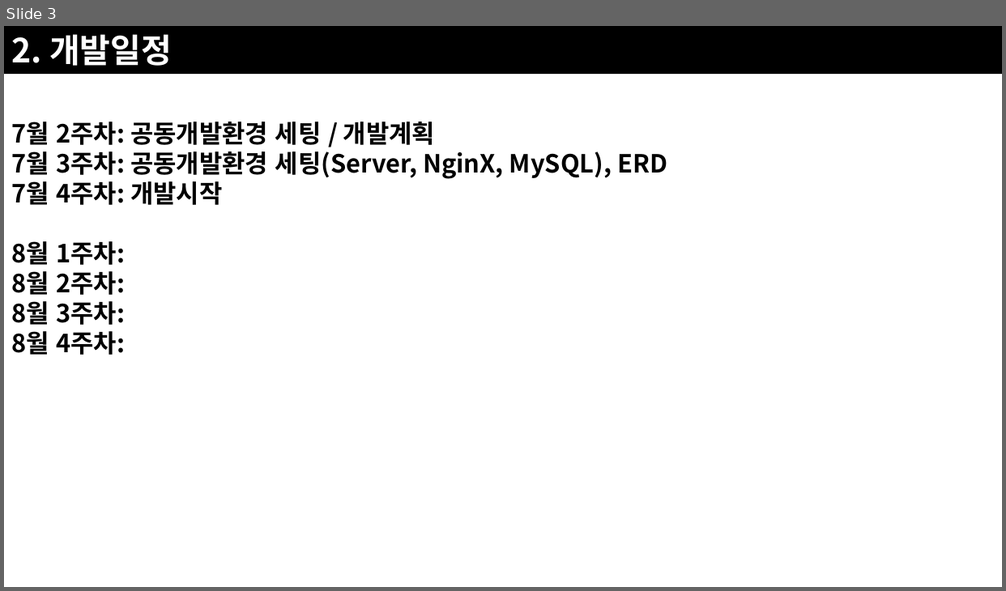
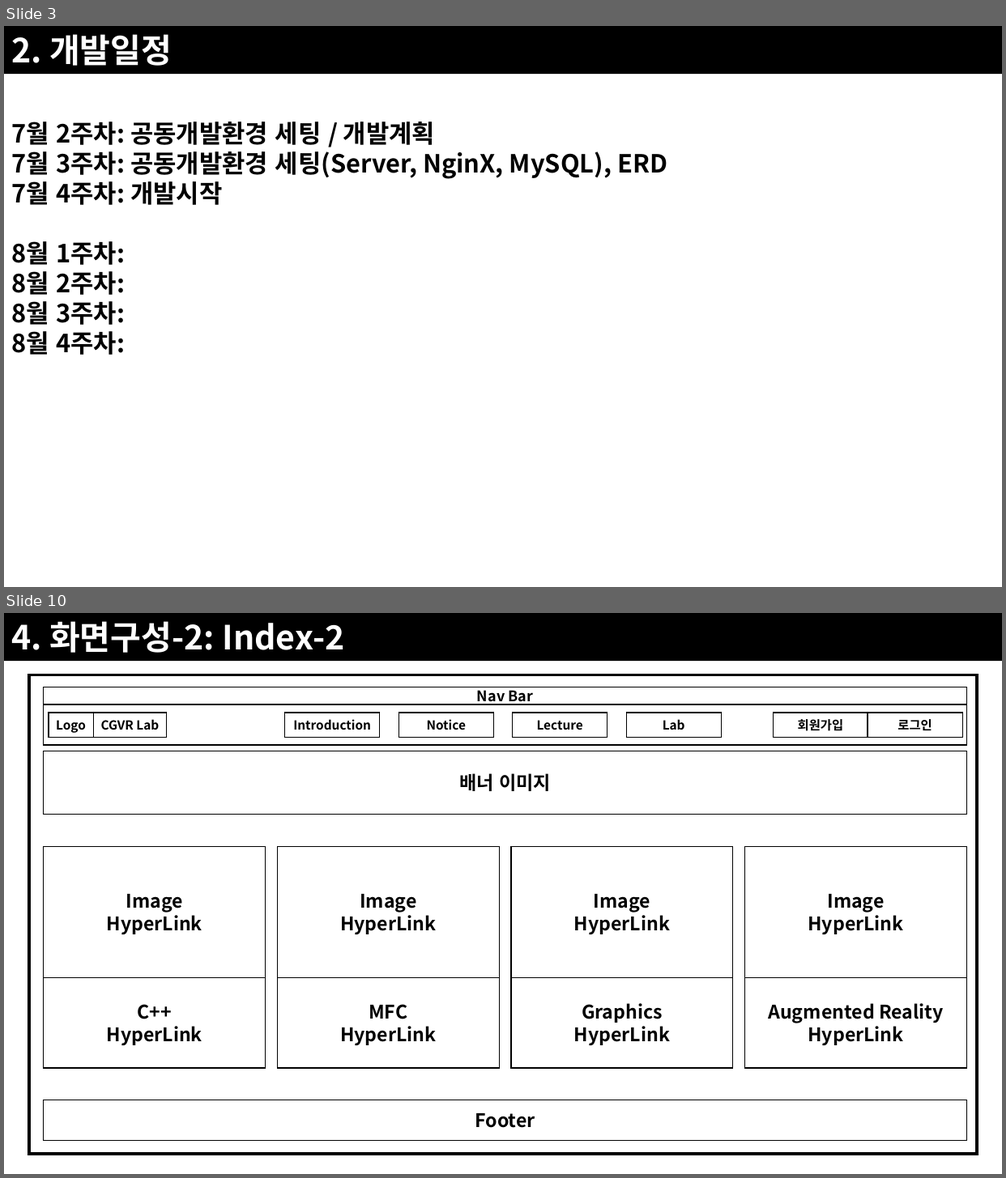
Before and after one commit to JoSihun/CGVR_Lab, a slide deck: documents/01_프로젝트_개발계획.pptx. Shown one above the other, each under a label of ours: slide 3 before the commit, slides 3 and 10 after it; the slides between them are not shown. The pictures are 1006x591 and 1006x1178 pixels, drawn with LibreOffice and Linux fonts; fonts in the diff are those of the drawing. Boxes give left, top, right and bottom in pixels: in the first picture for what was removed or moved away, otherwise in the second. Text is boxed around its words. In the diff, an @@ line names an element or a change of style, - is before the commit and + after.

```diff
--- a/documents/01_프로젝트_개발계획.pptx
+++ b/documents/01_프로젝트_개발계획.pptx
@@ slide 10 added at <box>4,613,1002,1174</box>, background #FFFFFF @@
@@ rectangle added at <box>4,613,1002,661</box>, fill #000000, 32 pt, text #FFFFFF, bold @@
+4. 화면구성-2: Index-2
@@ rectangle added at <box>29,675,978,1155</box>, fill #FFFFFF, outline #000000 3 pt @@
@@ rectangle added at <box>44,705,967,746</box>, fill #FFFFFF, outline #000000 1 pt @@
@@ rectangle added at <box>44,687,967,705</box>, fill #FFFFFF, outline #000000 1 pt, 14 pt, text #000000, bold @@
+Nav Bar
@@ rectangle added at <box>49,713,93,737</box>, fill #FFFFFF, outline #000000 1 pt, 12 pt, text #000000, bold @@
+Logo
@@ rectangle added at <box>93,713,167,737</box>, fill #FFFFFF, outline #000000 1 pt, 12 pt, text #000000, bold @@
+CGVR Lab
@@ rectangle added at <box>285,713,380,737</box>, fill #FFFFFF, outline #000000 1 pt, 12 pt, text #000000, bold @@
+Introduction
@@ rectangle added at <box>398,713,493,737</box>, fill #FFFFFF, outline #000000 1 pt, 12 pt, text #000000, bold @@
+Notice
@@ rectangle added at <box>513,713,607,737</box>, fill #FFFFFF, outline #000000 1 pt, 12 pt, text #000000, bold @@
+Lecture
@@ rectangle added at <box>626,713,721,737</box>, fill #FFFFFF, outline #000000 1 pt, 12 pt, text #000000, bold @@
+Lab
@@ rectangle added at <box>774,713,868,737</box>, fill #FFFFFF, outline #000000 1 pt, 12 pt, text #000000, bold @@
+회원가입
@@ rectangle added at <box>868,713,963,737</box>, fill #FFFFFF, outline #000000 1 pt, 12 pt, text #000000, bold @@
+로그인
@@ rectangle added at <box>44,752,967,815</box>, fill #FFFFFF, outline #000000 1 pt, 18 pt, text #000000, bold @@
+배너 이미지
@@ rectangle added at <box>44,846,266,978</box>, fill #FFFFFF, outline #000000 1 pt, 18 pt, text #000000, bold @@
+Image
+HyperLink
@@ rectangle added at <box>277,846,499,978</box>, fill #FFFFFF, outline #000000 1 pt, 18 pt, text #000000, bold @@
+Image
+HyperLink
@@ rectangle added at <box>512,846,733,978</box>, fill #FFFFFF, outline #000000 1 pt, 18 pt, text #000000, bold @@
+Image
+HyperLink
@@ rectangle added at <box>745,846,967,978</box>, fill #FFFFFF, outline #000000 1 pt, 18 pt, text #000000, bold @@
+Image
+HyperLink
@@ rectangle added at <box>44,978,266,1068</box>, fill #FFFFFF, outline #000000 1 pt, 18 pt, text #000000, bold @@
+C++
+HyperLink
@@ rectangle added at <box>277,978,499,1068</box>, fill #FFFFFF, outline #000000 1 pt, 18 pt, text #000000, bold @@
+MFC
+HyperLink
@@ rectangle added at <box>512,978,733,1068</box>, fill #FFFFFF, outline #000000 1 pt, 18 pt, text #000000, bold @@
+Graphics
+HyperLink
@@ rectangle added at <box>745,978,967,1068</box>, fill #FFFFFF, outline #000000 1 pt, 18 pt, text #000000, bold @@
+Augmented Reality HyperLink
@@ rectangle added at <box>44,1101,967,1141</box>, fill #FFFFFF, outline #000000 1 pt, 18 pt, text #000000, bold @@
+Footer
```
Also in this commit, not shown: 24 slides changed, 6 other slides added, 4 slides removed.
